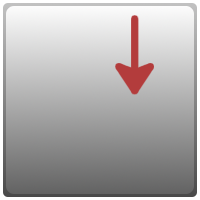
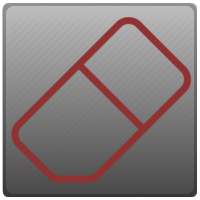
Revision of a layered 200 × 200 image; what changed, layer by layer:
hid "R Arrow", moved it into group "MainButtons" over [115, 15, 154, 95]
showed "Warstwa #3" over [2, 3, 197, 197]
added layer "rubber" above "mountainC.png" over [8, 17, 194, 186]
